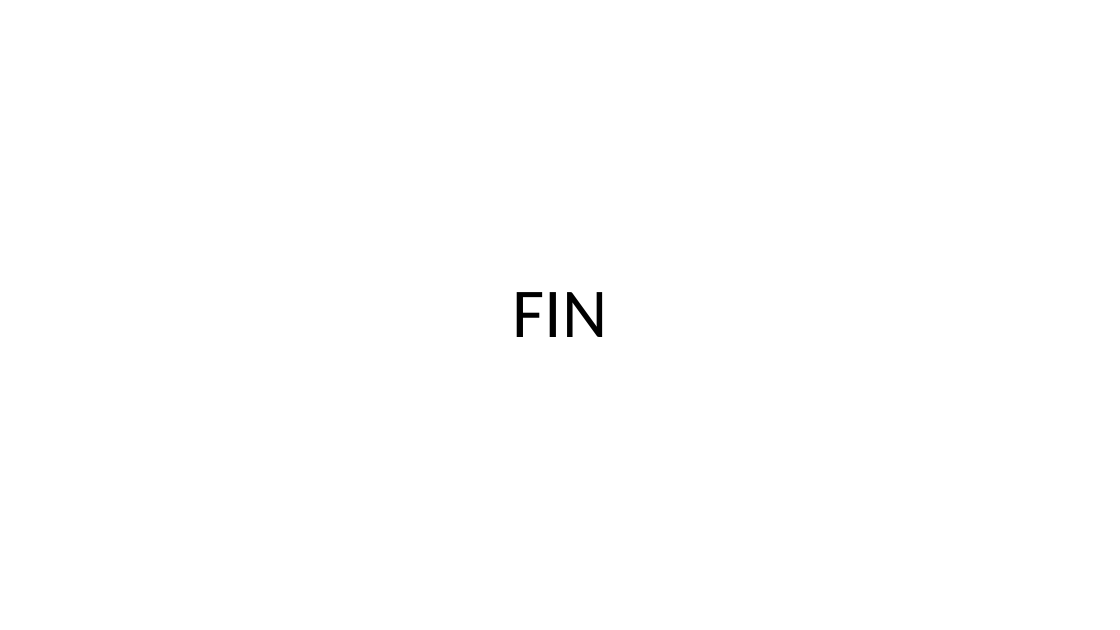
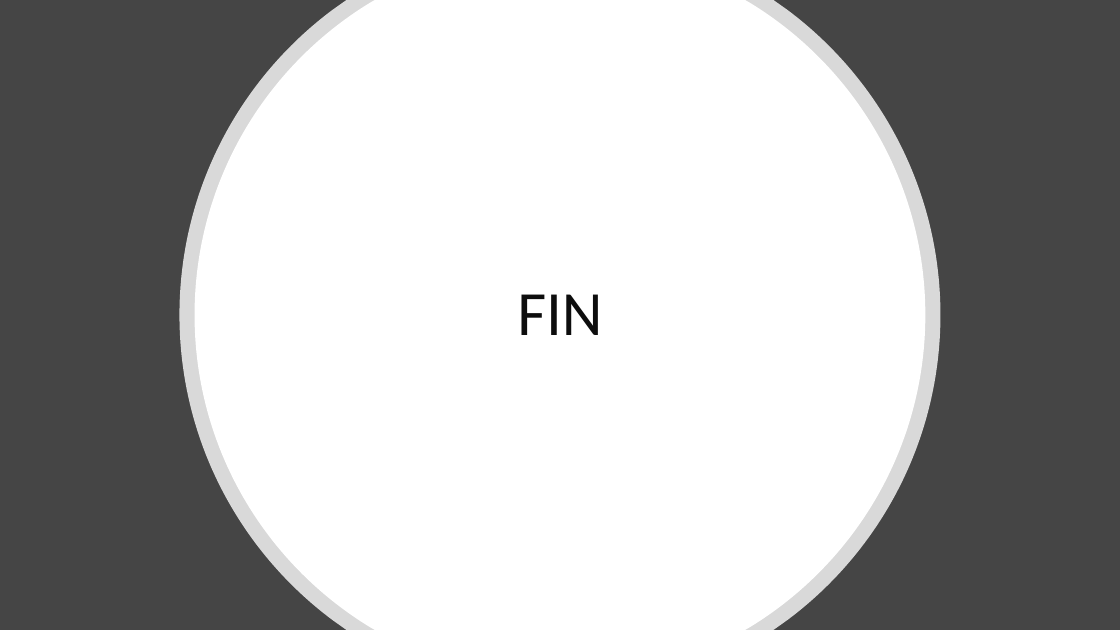
Before and after one commit to AISS-2021-L6-G02/AISS-2021-L6-G02, a slide deck: slide 10 of Documentos/NuestraDocumentacion/presentacion openapi.pptx. Drawn at 1120x630 pixels with LibreOffice and Linux fonts; fonts in the diff are those of the drawing. Boxes give left, top, right and bottom in pixels: in the first picture for what was removed or moved away, otherwise in the second. Text is boxed around its words. In the diff, an @@ line names an element or a change of style, - is before the commit and + after.

Commit message:
Actualizada presentacion y eliminados archivos temporales

```diff
--- a/Documentos/NuestraDocumentacion/presentacion openapi.pptx
+++ b/Documentos/NuestraDocumentacion/presentacion openapi.pptx
@@ background #FFFFFF to #454545 @@
@@ freeform shape added at bbox=[180, 0, 941, 630], fill #FFFFFF at 80% opacity @@
@@ freeform shape added at bbox=[195, 0, 926, 630], fill #FFFFFF @@
@@ title "FIN" at bbox=[517, 294, 602, 335]: size 60 to 54 pt, text colour #000000 to #0D0D0D @@
```
